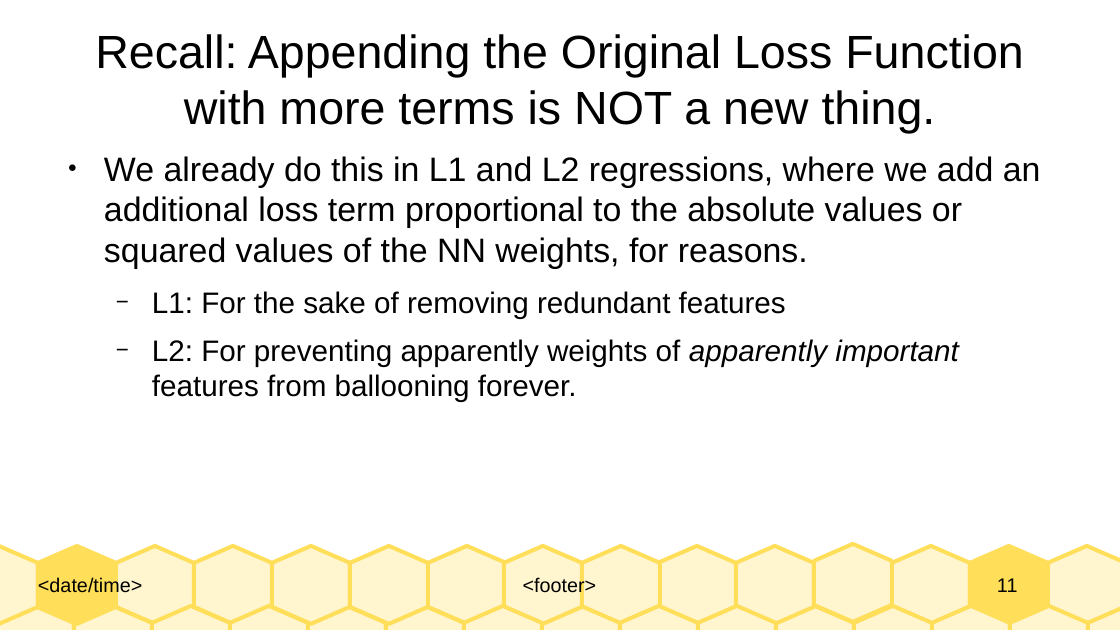
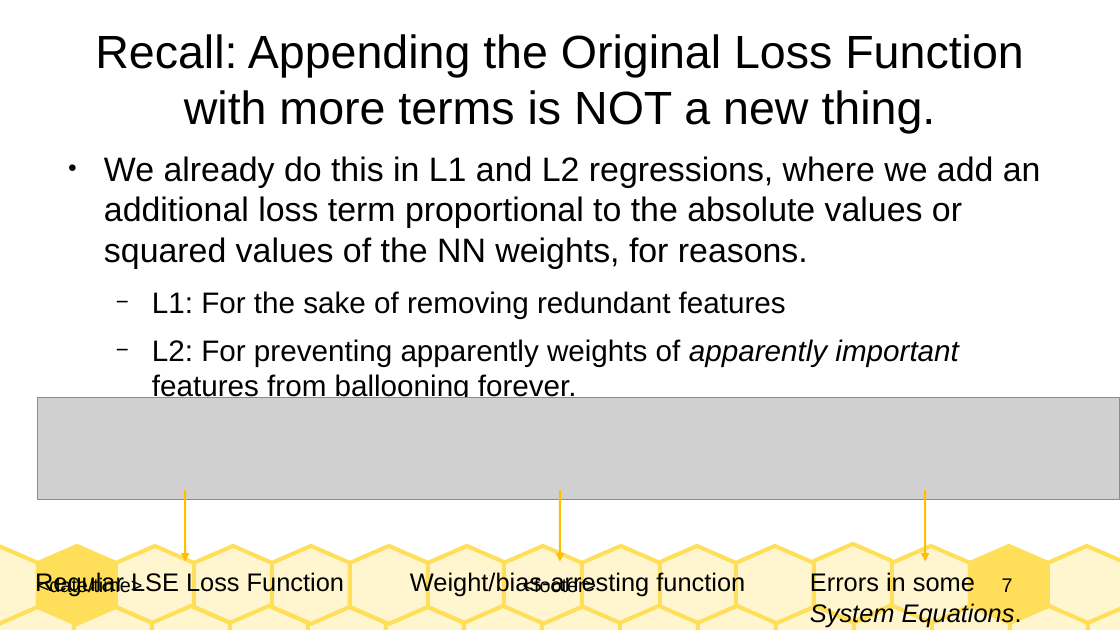
Before and after one commit to Realife-Brahmin/OriginalDocsHub, a slide deck: slide 7 of research_showcase/physicsInformedNeuralNetworks_aryan_ritwajeet_jha.odp (slide 11 before the commit). Drawn at 1120x630 pixels with LibreOffice and Linux fonts; fonts in the diff are those of the drawing; grey boxes stand for pictures. Boxes give left, top, right and bottom in pixels: in the first picture for what was removed or moved away, otherwise in the second. Text is boxed around its words. In the diff, an @@ line names an element or a change of style, - is before the commit and + after.

Commit message:
equation labelled.

```diff
--- a/research_showcase/physicsInformedNeuralNetworks_aryan_ritwajeet_jha.odp
+++ b/research_showcase/physicsInformedNeuralNetworks_aryan_ritwajeet_jha.odp
@@ picture added at bbox=[38, 398, 1120, 500] @@
@@ arrow added from (185, 491) to (185, 562), #FFBF00 1.42 pt @@
@@ arrow added from (560, 491) to (560, 562), #FFBF00 1.42 pt @@
@@ arrow added from (926, 491) to (926, 562), #FFBF00 1.42 pt @@
@@ text added at bbox=[35, 571, 344, 597], 18 pt, text #000000 @@
+Regular LSE Loss Function
@@ text added at bbox=[410, 571, 745, 597], 18 pt, text #000000 @@
+Weight/bias-arresting function
@@ text added at bbox=[810, 571, 1022, 627], 18 pt, text #000000, italic @@
+Errors in some System Equations.
@@ page number at bbox=[1002, 578, 1013, 592]: text changed @@
-11
+7
```
Also in this commit, not shown: 1 other slide changed, 1 slide added, 1 other file.
